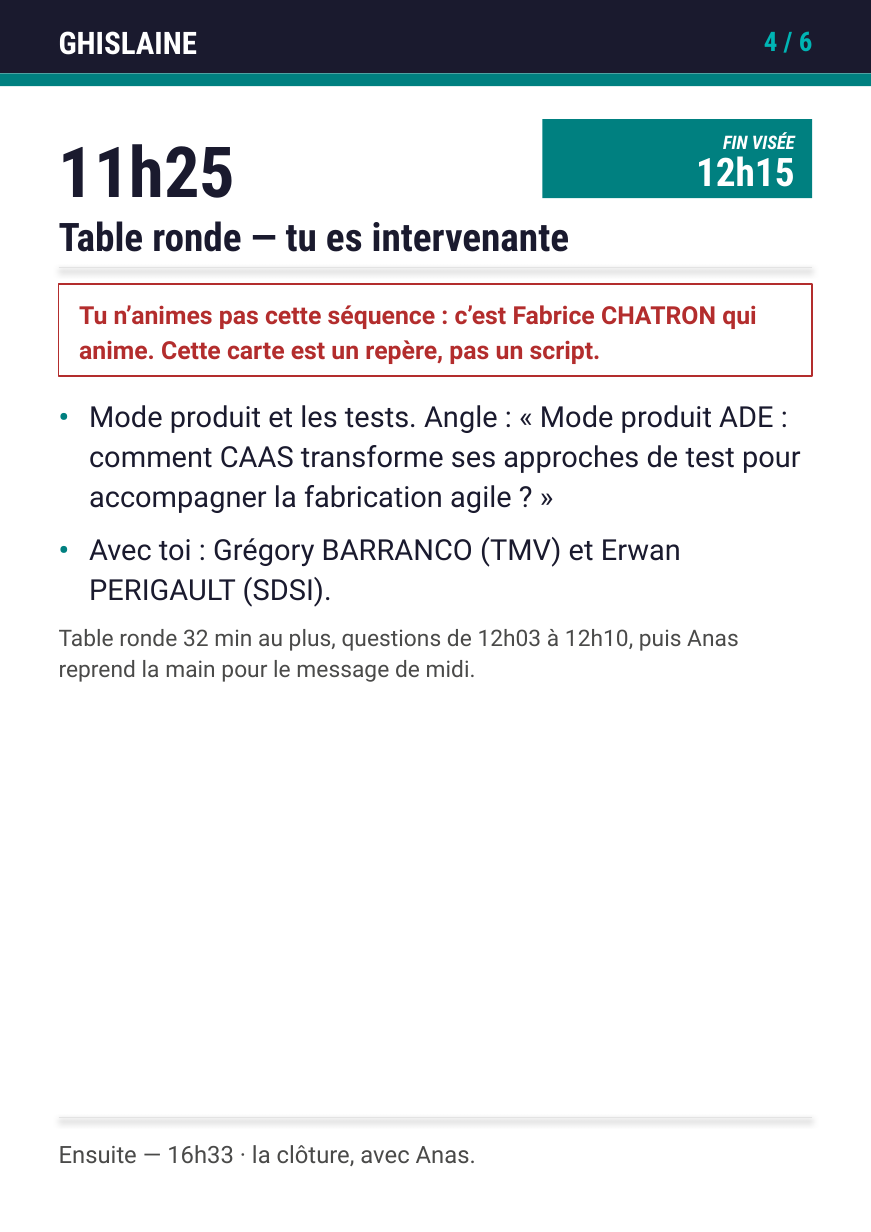
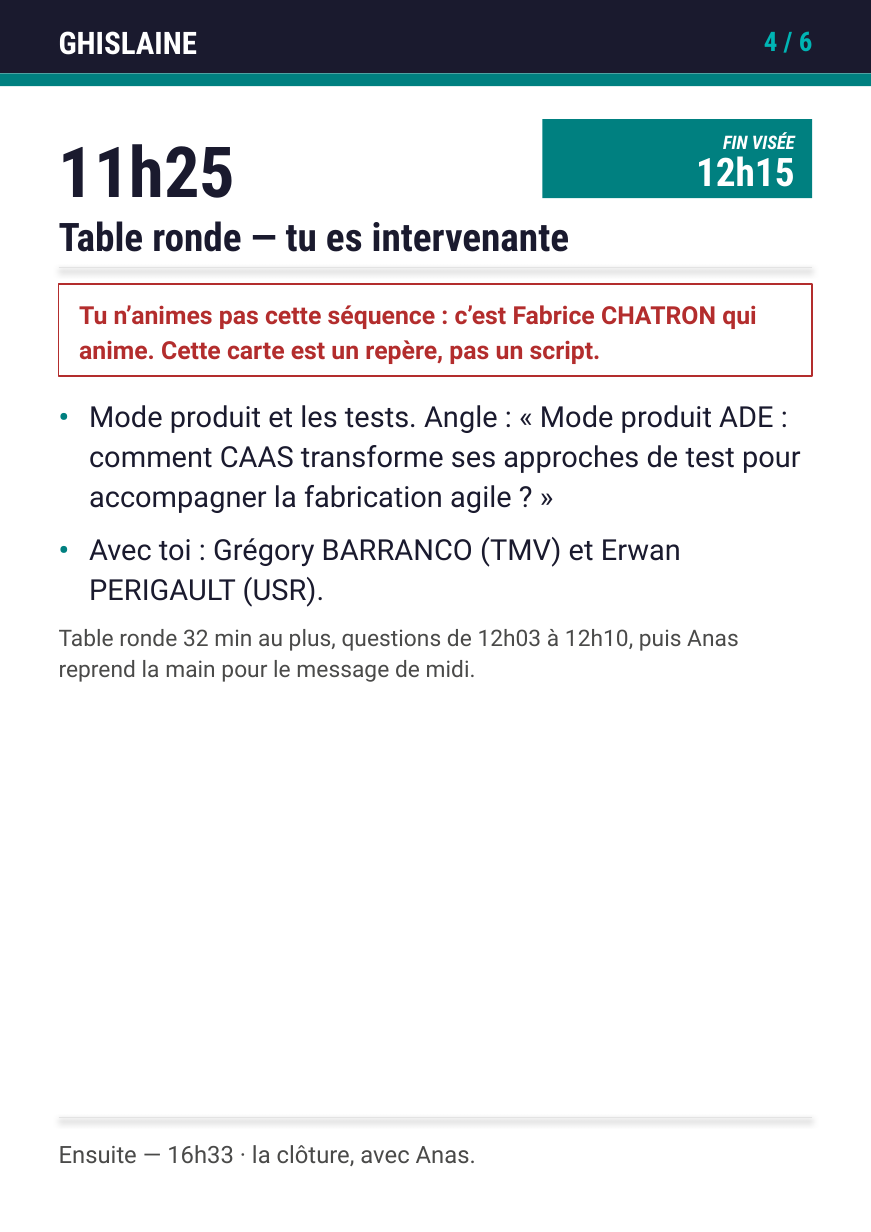
Before and after one commit to caa-jdelaux/info-hub, a slide deck: slide 21 of outils/fiches/fiches-animateurs.pptx. Drawn at 871x1232 pixels with LibreOffice and Linux fonts; fonts in the diff are those of the drawing. Boxes give left, top, right and bottom in pixels: in the first picture for what was removed or moved away, otherwise in the second. Text is boxed around its words. In the diff, an @@ line names an element or a change of style, - is before the commit and + after.

```diff
--- a/outils/fiches/fiches-animateurs.pptx
+++ b/outils/fiches/fiches-animateurs.pptx
@@ text at box(89, 537, 681, 607): text changed @@
-Avec toi : Grégory BARRANCO (TMV) et Erwan PERIGAULT (SDSI).
+Avec toi : Grégory BARRANCO (TMV) et Erwan PERIGAULT (USR).
```
Also in this commit, not shown: 1 other slide changed, 5 other files.
